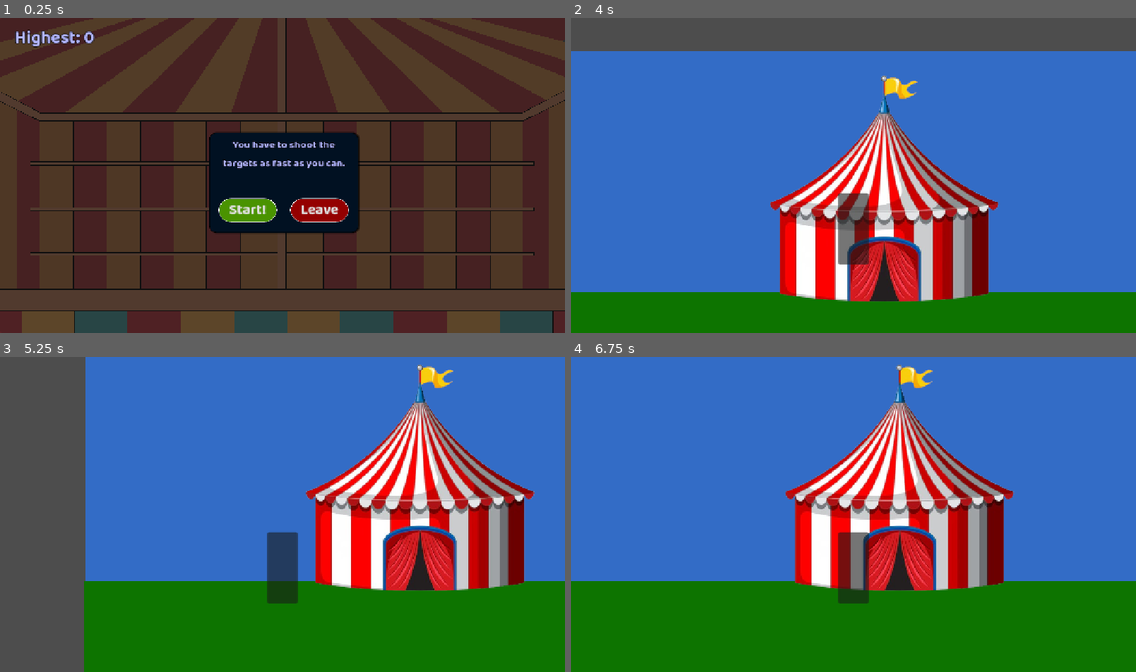
Above: before the commit, frames 1-4 (two rows, left to right).
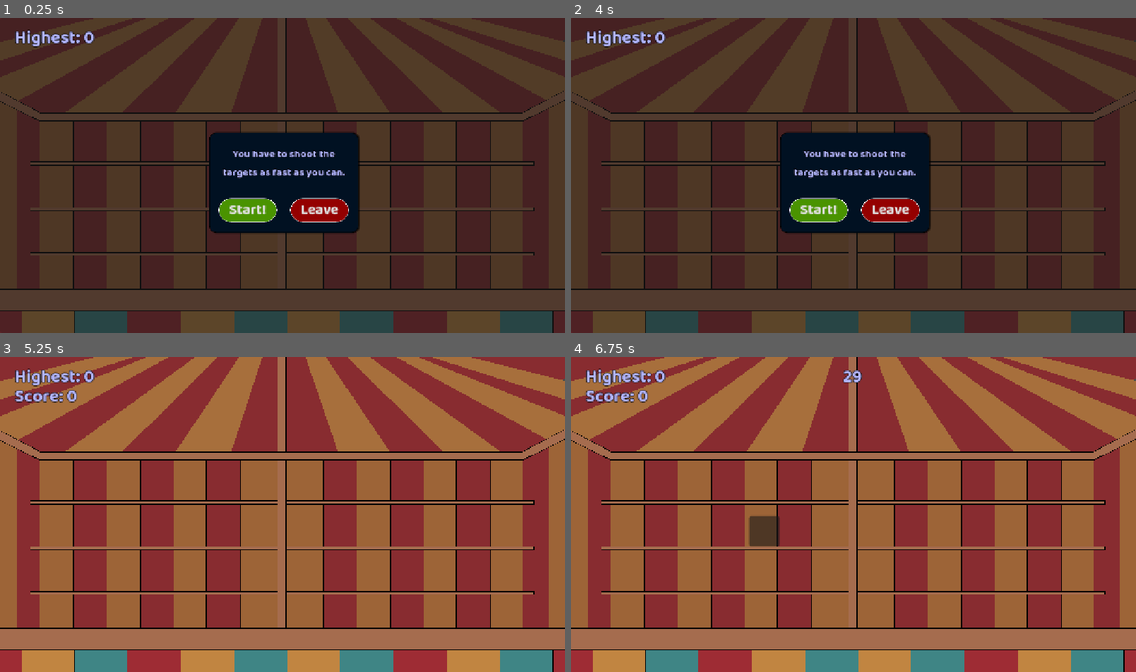
Above: after the commit, the same moments.

Repository: Spudb/Team-Game
Game: Godot game, scene res://scenes/shooter.tscn
Two runs of this game, one before a commit and one after it. Both use one fixed random seed, a clock stepped at 60 frames per second and the inputs below. This scene is started directly instead of the project's main scene.
Inputs (mouse positions are in pixels of both pictures, inside the frame that each line leads up to):
- Up to frame 1 (0.25 s): no input
- Up to frame 2 (4 s): click "Leave" at 0.5 s; tap Enter (ui_accept) at 1.25, 1.52, 2.27, 3.77 s; move the mouse to (825, 238) at 1.27 s; hold D (right) 1.28-2.78 s; tap E (interact, bound only after the commit) at 1.35, 2.1, 3.05, 3.8 s; click (825, 238) at 1.42 s; move the mouse to (1023, 222) at 2.02 s; click (1023, 222) at 2.17 s; move the mouse to (684, 128) at 2.77 s; hold Left (left) from 2.78 s (still down); tap Alt at 2.85 s; click (684, 128) at 2.92 s; move the mouse to (881, 175) at 3.52 s; tap Shift at 3.6 s; click (881, 175) at 3.67 s
- Up to frame 3 (5.25 s): release Left (left) at 4.25 s; click (248, 549) at 4.25 s, where only the run after the commit has a clickable "Start!"; move the mouse to (197, 435) at 5.02 s; hold Left (left) from 5.03 s (still down); tap E (interact, bound only after the commit) at 5.1 s; click (197, 435) at 5.17 s
- Up to frame 4 (6.75 s): tap Enter (ui_accept) at 5.27, 6.02 s; move the mouse to (977, 498) at 5.77 s; release Left (left) at 5.78 s; hold D (right) from 5.78 s (still down); tap E (interact, bound only after the commit) at 5.85 s; click (977, 498) at 5.92 s; move the mouse to (740, 530) at 6.52 s; tap Alt at 6.6 s; click (740, 530) at 6.67 s

The runs differ from the first frame. In frame 1, 1.0% of the frame differs, in the area x 39-61%, y 39-52%; in frame 2, 100%; in frame 3, 100%; in frame 4, 100%, in the area x 0-100%, y 0-100%.

Commit message:
added restart menu for shooter game, and now it's accessblae from the hub

Diff:
--- a/project.godot
+++ b/project.godot
@@ -54,6 +54,11 @@
 "events": [Object(InputEventMouseButton,"resource_local_to_scene":false,"resource_name":"","device":-1,"window_id":0,"a …(258 unchanged characters)…
 ]
 }
+interact={
+"deadzone": 0.2,
+"events": [Object(InputEventKey,"resource_local_to_scene":false,"resource_name":"","device":-1,"window_id":0,"alt_pressed":false,"shift_pressed":false,"ctrl_pressed":false,"meta_pressed":false,"pressed":false,"keycode":0,"physical_keycode":69,"key_label":0,"unicode":101,"location":0,"echo":false,"script":null)
+]
+}
 
 [physics]
 
--- a/scenes/game.tscn
+++ b/scenes/game.tscn
@@ -38,16 +38,16 @@
 mouse_filter = 2
 theme_override_styles/panel = SubResource("StyleBoxFlat_yqjtg")
 
-[node name="tent" type="Node2D" parent="map" unique_id=1798465129]
+[node name="shooter_tent" type="Node2D" parent="map" unique_id=1798465129]
 
-[node name="CircusTentRedWhiteColor130837417RemovebgPreview" type="Sprite2D" parent="map/tent" unique_id=1604141276]
+[node name="CircusTentRedWhiteColor130837417RemovebgPreview" type="Sprite2D" parent="map/shooter_tent" unique_id=1604141276]
 position = Vector2(1, -108.00001)
 scale = Vector2(0.6310484, 0.6310483)
 texture = ExtResource("2_lnu2h")
 
-[node name="tent1" type="Area2D" parent="map/tent" unique_id=347426594]
+[node name="tent1" type="Area2D" parent="map/shooter_tent" unique_id=347426594]
 
-[node name="CollisionShape2D" type="CollisionShape2D" parent="map/tent/tent1" unique_id=685017690]
+[node name="CollisionShape2D" type="CollisionShape2D" parent="map/shooter_tent/tent1" unique_id=685017690]
 position = Vector2(0, -3)
 shape = SubResource("RectangleShape2D_lnu2h")
 
@@ -67,4 +67,5 @@
 position = Vector2(0, -86)
 zoom = Vector2(1.74, 1.74)
 
-[connection signal="body_entered" from="map/tent/tent1" to="." method="_on_tent_1_body_entered"]
+[connection signal="body_entered" from="map/shooter_tent/tent1" to="." method="_on_tent_shooter_body_entered"]
+[connection signal="body_exited" from="map/shooter_tent/tent1" to="." method="_on_tent_shooter_body_exited"]
--- a/scenes/shooter.tscn
+++ b/scenes/shooter.tscn
@@ -648,6 +648,10 @@
 horizontal_alignment = 1
 vertical_alignment = 1
 
+[node name="dark" type="Panel" parent="CanvasLayer" unique_id=1164497433]
+offset_right = 1293.0
+offset_bottom = 720.0
+
 [node name="score" type="Label" parent="CanvasLayer" unique_id=1410649480]
 offset_left = 33.0
 offset_top = 60.0
@@ -655,10 +659,6 @@
 offset_bottom = 123.0
 text = "Score: 0"
 label_settings = ExtResource("4_mger4")
-
-[node name="dark" type="Panel" parent="CanvasLayer" unique_id=1164497433]
-offset_right = 1293.0
-offset_bottom = 720.0
 
 [node name="highest" type="Label" parent="CanvasLayer" unique_id=1220887628]
 visible = false
@@ -687,6 +687,7 @@
 text = "You have to shoot the targets as fast as you can."
 label_settings = SubResource("LabelSettings_ok5ye")
 horizontal_alignment = 1
+vertical_alignment = 1
 autowrap_mode = 2
 
 [node name="start" type="Button" parent="CanvasLayer/start_menu" unique_id=258940865]
@@ -713,8 +714,56 @@
 theme_override_styles/hover = SubResource("StyleBoxFlat_6yn3d")
 text = "Leave"
 
+[node name="restart_menu" type="Node2D" parent="CanvasLayer" unique_id=1284949183]
+visible = false
+
+[node name="Panel" type="Panel" parent="CanvasLayer/restart_menu" unique_id=1764509812]
+offset_left = 477.71793
+offset_top = 262.0
+offset_right = 818.2821
+offset_bottom = 491.0
+mouse_filter = 2
+theme_override_styles/panel = SubResource("StyleBoxFlat_bekt7")
+
+[node name="info" type="Label" parent="CanvasLayer/restart_menu" unique_id=907376872]
+offset_left = 505.0
+offset_top = 271.0
+offset_right = 792.0
+offset_bottom = 394.0
+text = "Restart?"
+label_settings = SubResource("LabelSettings_ok5ye")
+horizontal_alignment = 1
+vertical_alignment = 1
+autowrap_mode = 2
+
+[node name="start" type="Button" parent="CanvasLayer/restart_menu" unique_id=1038429678]
+offset_left = 499.0
+offset_top = 412.0
+offset_right = 632.0
+offset_bottom = 467.0
+theme_override_fonts/font = ExtResource("5_ok5ye")
+theme_override_font_sizes/font_size = 33
+theme_override_styles/normal = SubResource("StyleBoxFlat_8jhjc")
+theme_override_styles/pressed = SubResource("StyleBoxFlat_q4fik")
+theme_override_styles/hover = SubResource("StyleBoxFlat_32q6q")
+text = "Yes"
+
+[node name="leave" type="Button" parent="CanvasLayer/restart_menu" unique_id=78533276]
+offset_left = 663.0
+offset_top = 412.0
+offset_right = 796.0
+offset_bottom = 467.0
+theme_override_fonts/font = ExtResource("5_ok5ye")
+theme_override_font_sizes/font_size = 33
+theme_override_styles/normal = SubResource("StyleBoxFlat_8mxsl")
+theme_override_styles/pressed = SubResource("StyleBoxFlat_cgnek")
+theme_override_styles/hover = SubResource("StyleBoxFlat_6yn3d")
+text = "Leave"
+
 [node name="game_time" type="Timer" parent="." unique_id=216285445]
 
 [connection signal="pressed" from="CanvasLayer/start_menu/start" to="." method="_on_start_pressed"]
 [connection signal="pressed" from="CanvasLayer/start_menu/leave" to="." method="_on_leave_pressed"]
+[connection signal="pressed" from="CanvasLayer/restart_menu/start" to="." method="_on_start_pressed"]
+[connection signal="pressed" from="CanvasLayer/restart_menu/leave" to="." method="_on_leave_pressed"]
 [connection signal="timeout" from="game_time" to="." method="_on_game_time_timeout"]
--- a/scripts/game.gd
+++ b/scripts/game.gd
@@ -6,8 +6,22 @@
 	pass # Replace with function body.
 
 func _process(delta: float) -> void:
+	if Input.is_action_just_pressed("interact"):
+		if tent_shooter:
+			get_tree().change_scene_to_file("res://scenes/shooter.tscn")
+
 	pass
 
 
-func _on_tent_1_body_entered(body: Node2D) -> void:
-	pass # Replace with function body.
+var tent_shooter = 0
+func _on_tent_shooter_body_entered(body: Node2D) -> void:
+	if body == $player:
+		tent_shooter = 1
+func _on_tent_shooter_body_exited(body: Node2D) -> void:
+	if body == $player:
+		tent_shooter = 0
+
+
+
+
+#
--- a/scripts/shooter.gd
+++ b/scripts/shooter.gd
@@ -34,6 +34,8 @@
 var game_running = 0
 
 func game_over():
+
+	$CanvasLayer/restart_menu.visible = 1
 	game_running = 0
 	$game_time.stop()
 	for i in $targets.get_children():
